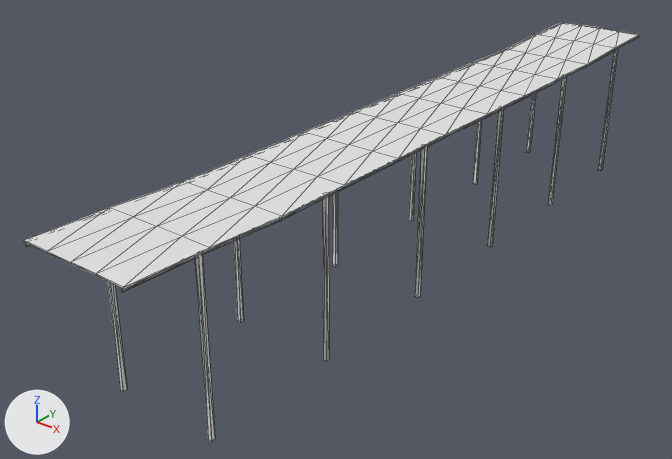
One commit to the OBJ model Transit.Addon.RoadExtensions/Roads/Common/Meshes/8m/NoSwWood/Ground_LevelCrossing_NoCom.obj: the scene before it, then after it.
Rendered twice from a 50 mm lens placed at (37.2, -56.6, 23.1), pointed at (-4.0, -5.2, -8.9). Arrows for +X, +Y and +Z are at lower left; the lights stay in place. Mesh edges are drawn as thin lines. Where no turn or scale is listed for an object, it has been applied to the vertices.

The first picture shows 'Ground_LevelCrossing_NoCom'.
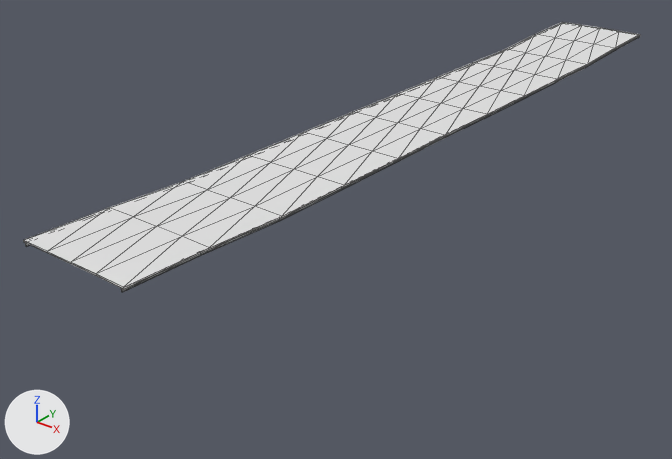
What the commit changed:
me_ground_levelcrossing_nocom is used by ob_ground_levelcrossing_nocom; location (0.0, 0.0, 0.0).
me_ground_levelcrossing_nocom had 296 vertices, 416 faces and spanned x -4.1..4.2, y -32.0..32.0, z -12.0..0.6.
me_ground_levelcrossing_nocom now has 200 vertices, 312 faces and spans x -4.1..4.2, y -32.0..32.0, z -0.1..0.6.
me_ground_levelcrossing_nocom part 1: 12 loose pieces with 96 vertices, spanning x -4.1..4.1, y -27.0..27.0, z -12.0..0.4, are deleted.

What differs and where, as boxes [x1, y1, x2, y2] in the pictures (672 x 459 px):
'Ground_LevelCrossing_NoCom', reshaped (35% shorter)
    before: [23, 22, 640, 441]
    after: [23, 22, 640, 292]
part 1 of me_ground_levelcrossing_nocom, deleted
    before: [107, 48, 618, 441]
